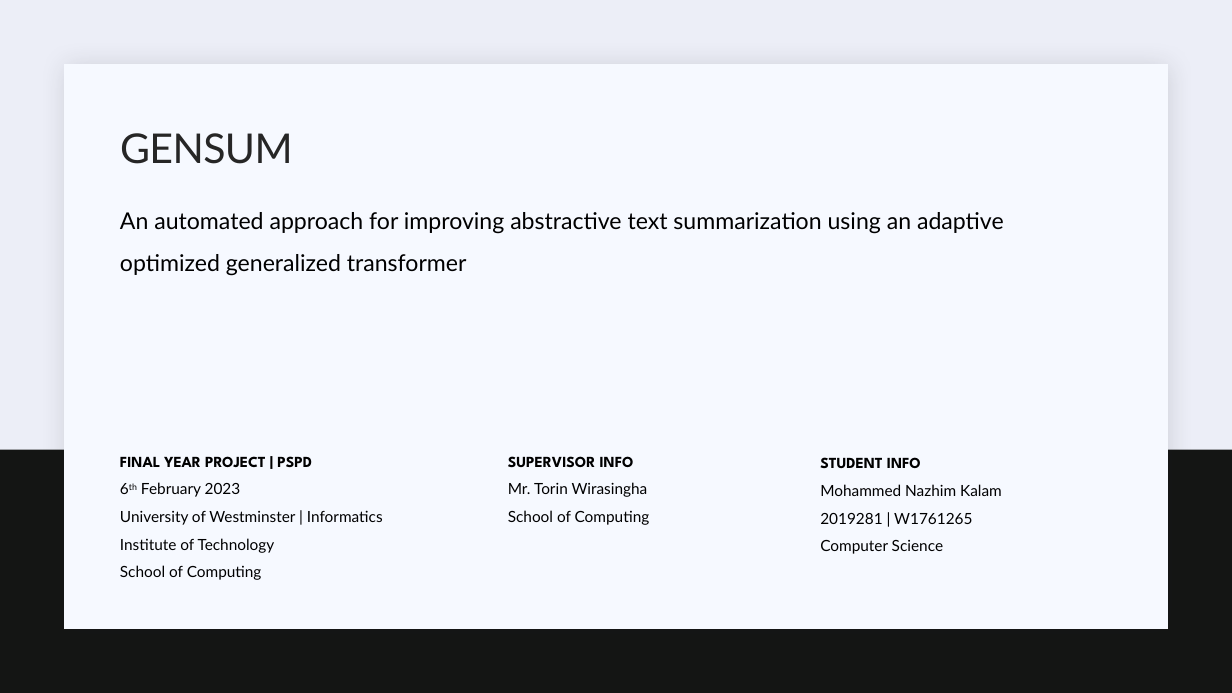
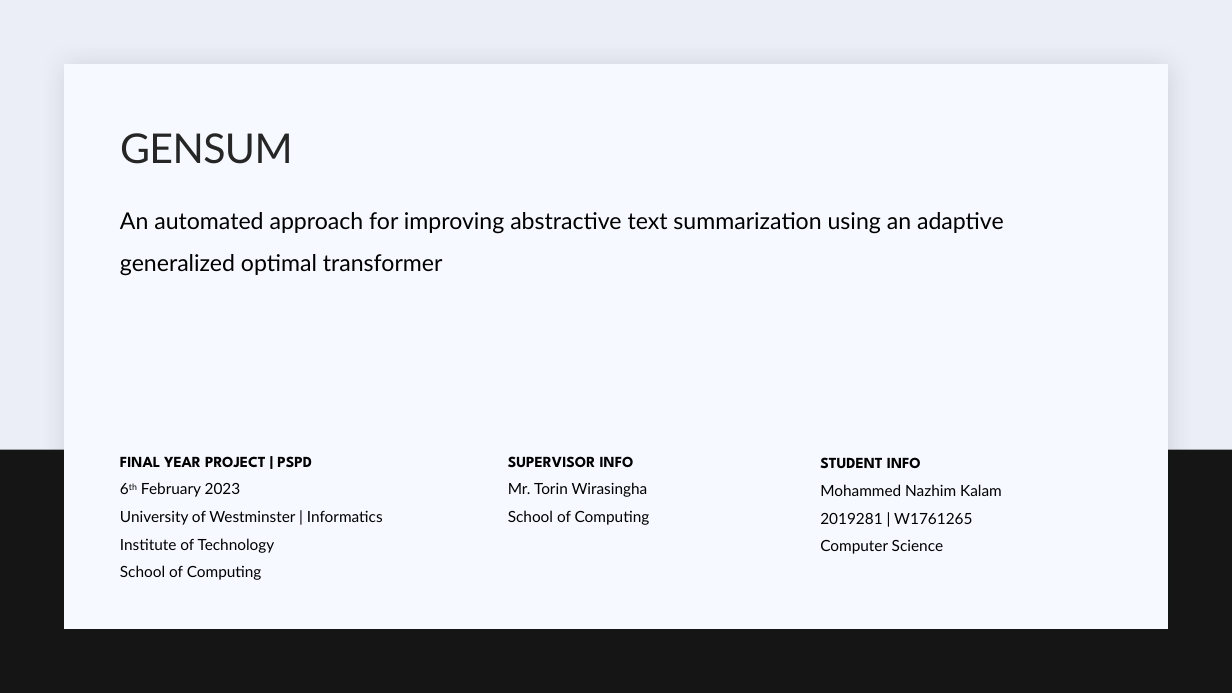
Before and after one commit to nazhimkalam/gensum, a slide deck: slide 1 of PSPD/presentation/PSPD-PP.pptx. Drawn at 1232x693 pixels with LibreOffice and Linux fonts; fonts in the diff are those of the drawing. Boxes give left, top, right and bottom in pixels: in the first picture for what was removed or moved away, otherwise in the second. Text is boxed around its words. In the diff, an @@ line names an element or a change of style, - is before the commit and + after.

```diff
--- a/PSPD/presentation/PSPD-PP.pptx
+++ b/PSPD/presentation/PSPD-PP.pptx
@@ text at (120, 212, 1004, 276): text changed @@
-An automated approach for improving abstractive text summarization using an adaptive optimized generalized transformer
+An automated approach for improving abstractive text summarization using an adaptive generalized optimal transformer
```
Also in this commit, not shown: 6 other slides changed, 11 other files.
